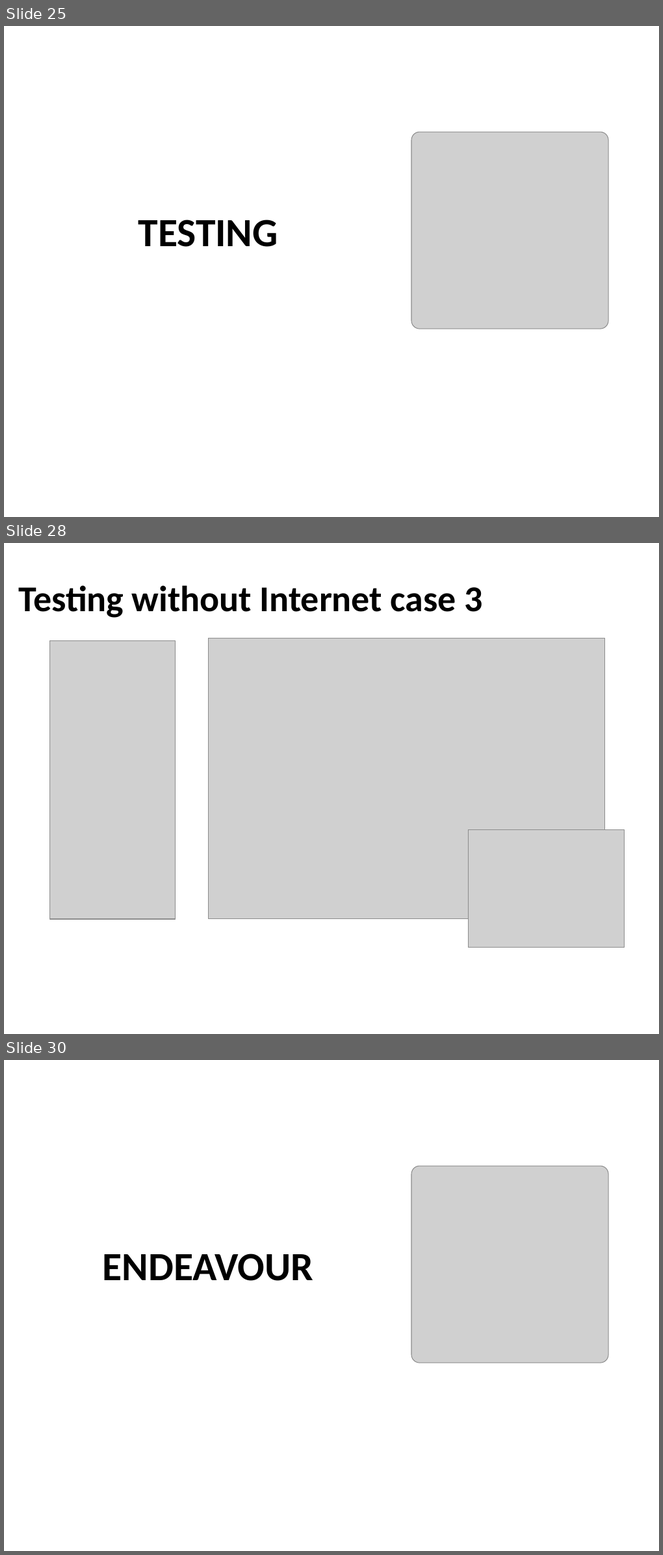
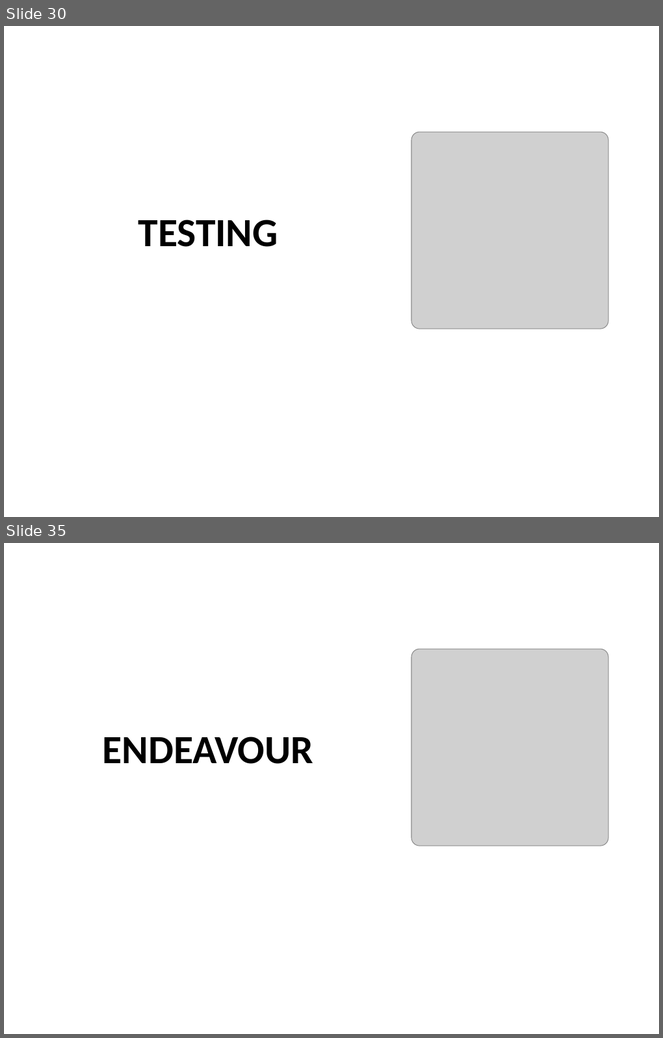
Before and after one commit to HAMZAZAWARI2/selfdm_, a slide deck: Fyp_presentation_part_01.pptx. Shown one above the other, each under a label of ours: slides 25, 28 and 30 before the commit, slides 30 and 35 after it; the slides between them are not shown. The pictures are 663x1555 and 663x1038 pixels, drawn with LibreOffice and Linux fonts; fonts in the diff are those of the drawing; grey boxes stand for pictures; background and template pictures are left out. Boxes give left, top, right and bottom in pixels: in the first picture for what was removed or moved away, otherwise in the second. Text is boxed around its words. In the diff, an @@ line names an element or a change of style, - is before the commit and + after.

```diff
--- a/Fyp_presentation_part_01.pptx
+++ b/Fyp_presentation_part_01.pptx
@@ slide 28 removed at (4, 543, 659, 1034), background picture (left out) @@
@@ title removed at (18, 585, 482, 618) @@
-Testing without Internet case 3
@@ picture removed at (208, 638, 605, 919) @@
@@ picture removed at (50, 641, 175, 920) @@
@@ picture removed at (469, 830, 624, 948) @@
@@ what was slide 25 is now slide 30 @@
@@ what was slide 30 is now slide 35 @@
```
Also in this commit, not shown: 7 slides changed, 10 slides added, 6 other slides removed.
